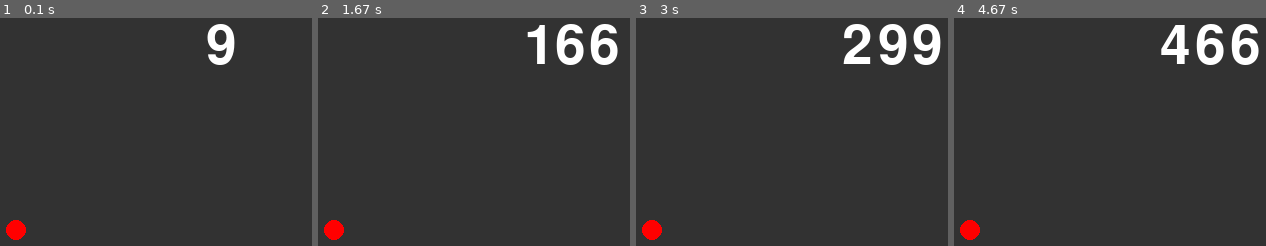
Above: before the commit, frames 1-4 (left to right).
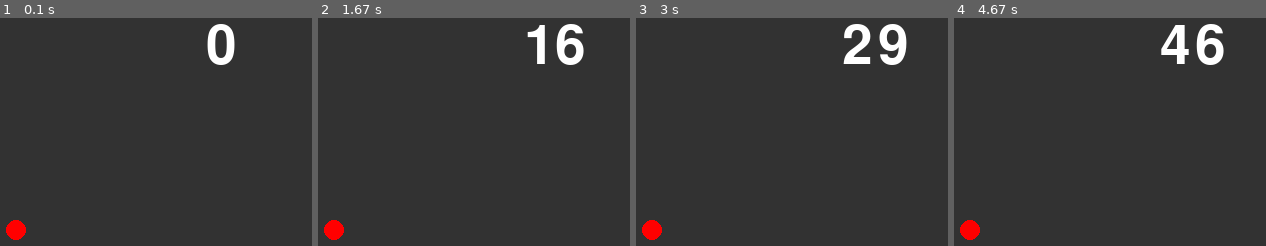
Above: after the commit, the same moments.

Repository: c0a23148ce/ProjExD_1
Game: pygame game, started from pygame_system.py
Same seed, same stepped clock (60 frames per second), same inputs: the game is played once before the commit and once after it.
Inputs:
- Up to frame 1 (0.1 s): no input
- Up to frame 2 (1.67 s): no input
- Up to frame 3 (3 s): no input
- Up to frame 4 (4.67 s): no input

The runs differ from the first frame. In frame 1, 0.4% of the frame differs, in the area x 66-76%, y 2-21%; in frame 2, 1.0%, in the area x 87-97%, y 2-21%; in frame 3, 1.0%; in frame 4, 1.0%.

Commit message:
FPS変更

Diff:
--- a/pygame_system.py
+++ b/pygame_system.py
@@ -26,7 +26,7 @@
         screen.blit(enn, [100, 400])
         pg.display.update()
         tmr += 1
-        clock.tick(100)
+        clock.tick(10)
         #1秒に何回while文を通るか
 
 
